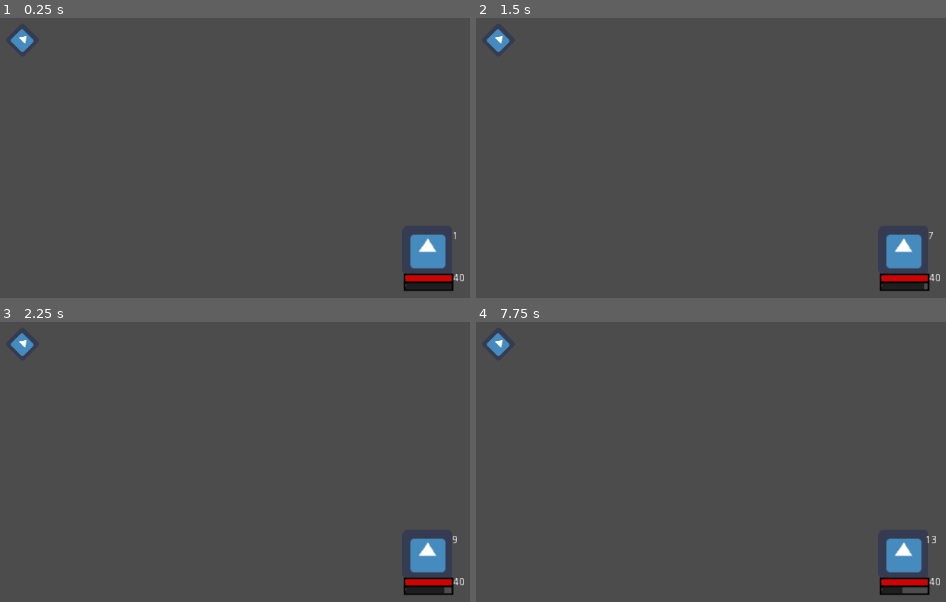
Above: before the commit, frames 1-4 (two rows, left to right).
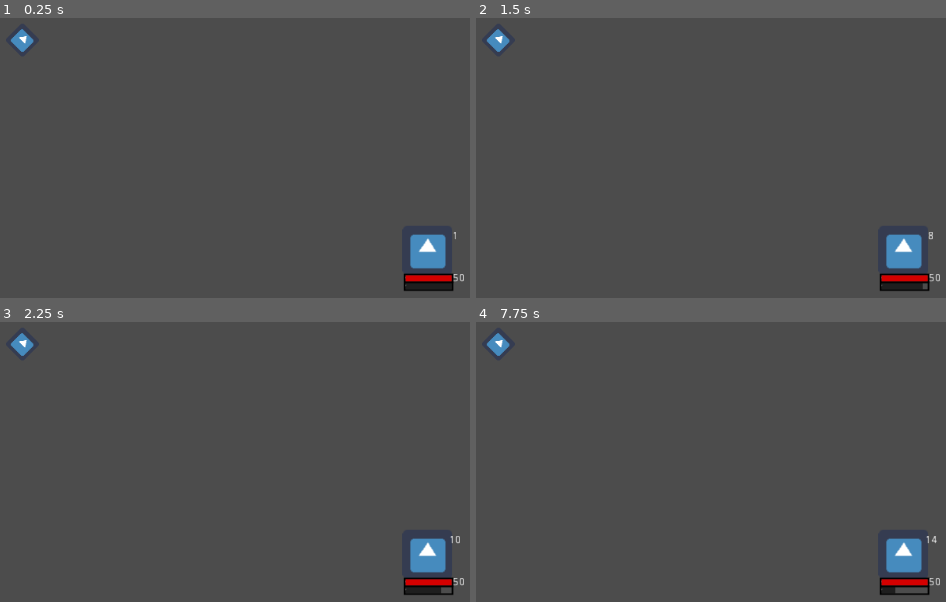
Above: after the commit, the same moments.

Repository: h19mili/Projekt_Fleorune.VM
Game: Godot game, scene res://Main.tscn
Two runs of this game, one before a commit and one after it. Both use one fixed random seed, a clock stepped at 60 frames per second and the inputs below. This scene is started directly instead of the project's main scene. The engine's default icon, where the game draws it, is replaced by a stand-in: a white triangle on a blue panel in a dark square.
Inputs:
- Up to frame 1 (0.25 s): no input
- Up to frame 2 (1.5 s): tap Enter (ui_accept) at 0.5, 0.77, 1.25 s; hold Right (ui_right) 0.53-1.28 s; tap A (ui_a) at 0.6, 1.35 s; hold Down (ui_down) from 1.28 s (still down)
- Up to frame 3 (2.25 s): tap Enter (ui_accept) at 1.52, 2 s; release Down (ui_down) at 2.03 s; hold Right (ui_right) from 2.03 s (still down); tap A (ui_a) at 2.1 s
- Up to frame 4 (7.75 s): tap Enter (ui_accept) at 2.75, 3.02, 3.5, 3.77, 4.25, 4.52, 6.02, 6.77, 7.52 s; release Right (ui_right) at 2.78 s; hold Up (ui_up) 2.78-3.53 s; tap A (ui_a) every 0.75 s from 2.85 to 7.35 s; hold Left (ui_left) 3.53-5.03 s; hold Down (ui_down) 5.03-5.78 s; hold Right (ui_right) 5.78-6.53 s; hold Up (ui_up) 6.53-7.28 s; hold Right (ui_right) from 7.28 s (still down)

The runs differ from the first frame. In frame 1, less than 0.1% of the frame differs, in the area x 96-98%, y 91-95%; in frame 2, less than 0.1%; in frame 3, less than 0.1%; in frame 4, less than 0.1%, in the area x 89-99%, y 76-97%.
Error in both runs: Division By Zero in operator '%'. (res://Arrow.gd:54)

Commit message:
moster_despawnerV.Fail

Diff:
--- a/Enemy.gd
+++ b/Enemy.gd
@@ -1,20 +1,19 @@
 extends Battler
 class_name Enemy
-
-# Declare member variables here. Examples:
-# var a = 2
-# var b = "text"
+signal EXP
 
 
-# Called when the node enters the scene tree for the first time.
 func _ready():
+	monster_member = true
 	STR = 5
-	pass # Replace with function body.
+	pass
 
 
-# Called every frame. 'delta' is the elapsed time since the previous frame.
-#func _process(delta):
-#	pass
+func _process(delta):
+	pass
+
+
+
 func my_turn(targets):
 	print("SPEED ENEMY")
 	print(Speed)
@@ -25,7 +24,10 @@
 		yield(get_tree().create_timer(1.0), "timeout")
 		Etarget.Current_HP -= CURRENT_DMG
 		emit_signal("turn_done")
-	else:
+	if Current_HP < 0:
+		#emit_signal("EXP")
+		yield(get_tree().create_timer(0.3), "timeout")
+		queue_free()
 		print("ENEMY NO HP")
 	return self
 
--- a/Global/Scripts/Battler.gd
+++ b/Global/Scripts/Battler.gd
@@ -8,8 +8,9 @@
 var selected : bool = false setget set_selected
 var selectable : bool = false setget set_selectable
 export var Party_member = false
+export var monster_member = false
 onready var target_global_position = self.global_position
-onready var bars = $Bars
+
 
 var Max_HP : int
 var Current_HP : int
@@ -20,11 +21,11 @@
 var CURRENT_DMG : int
 var Magic : int
 
+
 func _ready():
 	init(Max_HP, Current_HP)
 	selectable = true
 
-	pass
 
 func set_selected(value):
 	selected = value
@@ -33,6 +34,7 @@
 	selectable = value
 	if not selectable:
 		set_selected(false)
+
 
 func init(Max_HP, Current_HP):
 	self.Current_HP = Max_HP * 1.0
@@ -47,6 +49,7 @@
 func update():
 	var percentage = Current_HP / Max_HP
 
+
 func character(stats : Statblock):
 	Max_HP = stats.Max_HP
 	Max_Mana = stats.Max_Mana
@@ -56,6 +59,7 @@
 	Current_HP = Max_HP
 	Magic = stats.Magic
 
+
 func Attack():
 	if Party_member == false:
 		if selected == true:
@@ -63,8 +67,3 @@
 			#emit_signal("emattack")
 			emit_signal("Attack_done")
 			print("Enemy Attack")
-
-
-func Boxlista():
-	bars
-	pass
--- a/Global/Scripts/TurnQ.gd
+++ b/Global/Scripts/TurnQ.gd
@@ -2,10 +2,8 @@
 
 class_name TurnQ
 signal turn_done
-#signal Attack_done
 var party : Array = []
 var Etarget
-#onready var Battler_action = $Battler_Action #Combataction
 onready var active_player = Battler
 onready var select_arrow = get_node("../Arrow")
 
@@ -24,16 +22,21 @@
 	Battlers[0].raise()
 	active_player = get_child(0)
 	select_arrow.select_target(Battlers)
-	#Etarget=select_arrow.selected
 	play_turn()
 
 func play_turn():
 	var battler : Battler = active_player
+	var active_monster = 0
 	if battler.Current_HP > 0:
 		battler.selected = true
 		var targets : Array = get_players()
-		if not targets:
-			print("NO TARGETS!! END!")
+		for M in targets:
+			if M.monster_member == true:
+				active_monster += 1
+		if not active_monster:
+			print("Battle End You Win")
+			yield(get_tree().create_timer(3.0), "timeout")
+			get_tree().change_scene("res://Scenes/World/Overworld.tscn")
 		battler.my_turn(targets)
 		yield(battler,"turn_done")
 		battler.selected = false
@@ -41,12 +44,10 @@
 		var new_index : int = (active_player.get_index() + 1) % get_child_count()
 		active_player = get_child(new_index)
 		play_turn()
-
-#func _select_target(selectable_battlers : Array) -> Battler:
-	#var selected_target : Battler = select_arrow.select_target(selectable_battlers)#, "target_selected")
-	#var selected_target : Battler = yield(select_arrow.select_target(selectable_battlers), "completed")
-	#print("hilast")
-	#return selected_target
+		if battler.Current_HP < 0:
+			#battler.selectable = false
+			#battler.selected = false
+			play_turn()
 
 
 static func sort_players(a : Battler, b : Battler) -> bool:
--- a/Jobs/snabbrackare.tres
+++ b/Jobs/snabbrackare.tres
@@ -5,10 +5,10 @@
 [resource]
 script = ExtResource( 1 )
 Job_name = "Job"
-Max_HP = 0
+Max_HP = 50
 Current_HP = 0
-Max_Mana = 0
-Speed = 0
-STR = 0
-DEF = 0
-Magic = 0
+Max_Mana = 20
+Speed = 100
+STR = 6
+DEF = 6
+Magic = 20
--- a/Player.gd
+++ b/Player.gd
@@ -4,15 +4,20 @@
 var Etarget : Battler
 onready var Mana = get_node("Mana_bar")
 onready var select_arrow = get_node("../../Arrow")
-# Called when the node enters the scene tree for the first time.
+onready var bars = get_node("Bars")
+onready var skills = get_node("Job")
+onready var EXPlevel = get_node("Exphandler")
+onready var enemies : Enemy
+onready var turnq : TurnQ
+
+
 func _ready():
 	get_node("Fireball").hide()
 	get_node("Attack").hide()
 	get_node("Heal").hide()
-	pass # Replace with function body.
+	signal_EXP()
 
 
-# Called every frame. 'delta' is the elapsed time since the previous frame.
 func _process(delta):
 	Show_button()
 	if Input.is_action_just_pressed("ui_accept"):
@@ -21,8 +26,6 @@
 			Attack()
 			emit_signal("turn_done")
 			print("Player End")
-	pass
-
 
 
 func my_turn(targets):
@@ -33,6 +36,7 @@
 		Etarget = yield(select_arrow.select_target(targets),"completed")
 		#emit_signal("turn_done")
 	return self
+
 
 func Attack():
 	if Current_HP > 0 && selected:
@@ -49,7 +53,6 @@
 		get_node("Fireball").hide()
 		get_node("Attack").hide()
 		get_node("Heal").hide()
-	pass
 
 
 func Basic_AtkButton():
@@ -60,7 +63,7 @@
 		get_node("Fireball").hide()
 		get_node("Attack").hide()
 		get_node("Heal").hide()
-	pass
+
 
 func Show_button():
 	if selected == true:
@@ -77,4 +80,9 @@
 		get_node("Fireball").hide()
 		get_node("Attack").hide()
 		get_node("Heal").hide()
-	pass
+
+
+func signal_EXP():
+	yield(get_tree().create_timer(0.3), "timeout")
+	#yield(, "EXP")
+	EXPlevel.gain_experience(100)
--- a/Player/David.tscn
+++ b/Player/David.tscn
@@ -1,14 +1,15 @@
 [gd_scene load_steps=10 format=2]
 
-[ext_resource path="res://Job.gd" type="Script" id=2]
+[ext_resource path="res://Scripts/Job.gd" type="Script" id=2]
 [ext_resource path="res://Jobs/knight.tres" type="Resource" id=3]
-[ext_resource path="res://icon.png" type="Texture" id=4]
-[ext_resource path="res://Player karaktär/Exphandler.gd" type="Script" id=5]
+[ext_resource path="res://Assets/Graphical/icon.png" type="Texture" id=4]
+[ext_resource path="res://Player/Exphandler.gd" type="Script" id=5]
 [ext_resource path="res://Art/bar(2).png" type="Texture" id=6]
 [ext_resource path="res://Art/bar(1).png" type="Texture" id=7]
-[ext_resource path="res://Player karaktär/Healthbar.gd" type="Script" id=8]
-[ext_resource path="res://Player karaktär/Mana_bar.gd" type="Script" id=9]
-[ext_resource path="res://Player karaktär/Battler_Action.gd" type="Script" id=10]
+[ext_resource path="res://Global/Scripts/Healthbar.gd" type="Script" id=8]
+[ext_resource path="res://Player/Mana_bar.gd" type="Script" id=9]
+[ext_resource path="res://Player/Battler_Action.gd" type="Script" id=10]
+
 
 [node name="David" type="Node2D"]
 __meta__ = {
--- a/Player/Player.tscn
+++ b/Player/Player.tscn
@@ -1,6 +1,6 @@
 [gd_scene load_steps=13 format=2]
 
-[ext_resource path="res://Jobs/knight.tres" type="Resource" id=1]
+[ext_resource path="res://Jobs/snabbrackare.tres" type="Resource" id=1]
 [ext_resource path="res://Art/bar(2).png" type="Texture" id=2]
 [ext_resource path="res://Assets/Graphical/icon.png" type="Texture" id=3]
 [ext_resource path="res://Art/bar(1).png" type="Texture" id=4]
--- a/Scripts/Enemies/ScenechangeScript.gd
+++ b/Scripts/Enemies/ScenechangeScript.gd
@@ -1,8 +1,11 @@
 extends Enemy
+onready var turnq : TurnQ
+
 
 func _ready():
 	pass
 
-func _process(delta):
-	if Current_HP <= 0:
-		get_tree().change_scene("res://Scenes/World/Overworld.tscn")
+
+#func _process(delta):
+	#if not Current_HP < 0:
+		#get_tree().change_scene("res://Scenes/World/Overworld.tscn")
--- a/Scripts/Job.gd
+++ b/Scripts/Job.gd
@@ -3,7 +3,7 @@
 class_name Job
 
 onready var stats = get_node("..")
-onready var skills = $Skills
+onready var skills = get_node("Skills")
 onready var bars = get_node("../Bars")
 export(Array) var Starting_skills
 var skilllista = []
@@ -17,5 +17,5 @@
 			var new_skill = character_skills_scene.instance()
 			new_skill.initialize(skill, Skillcraft)
 			skills.add_child(new_skill)
-			bars.add_child(new_skill)
+			#bars.add_child(new_skill)
 	pass
